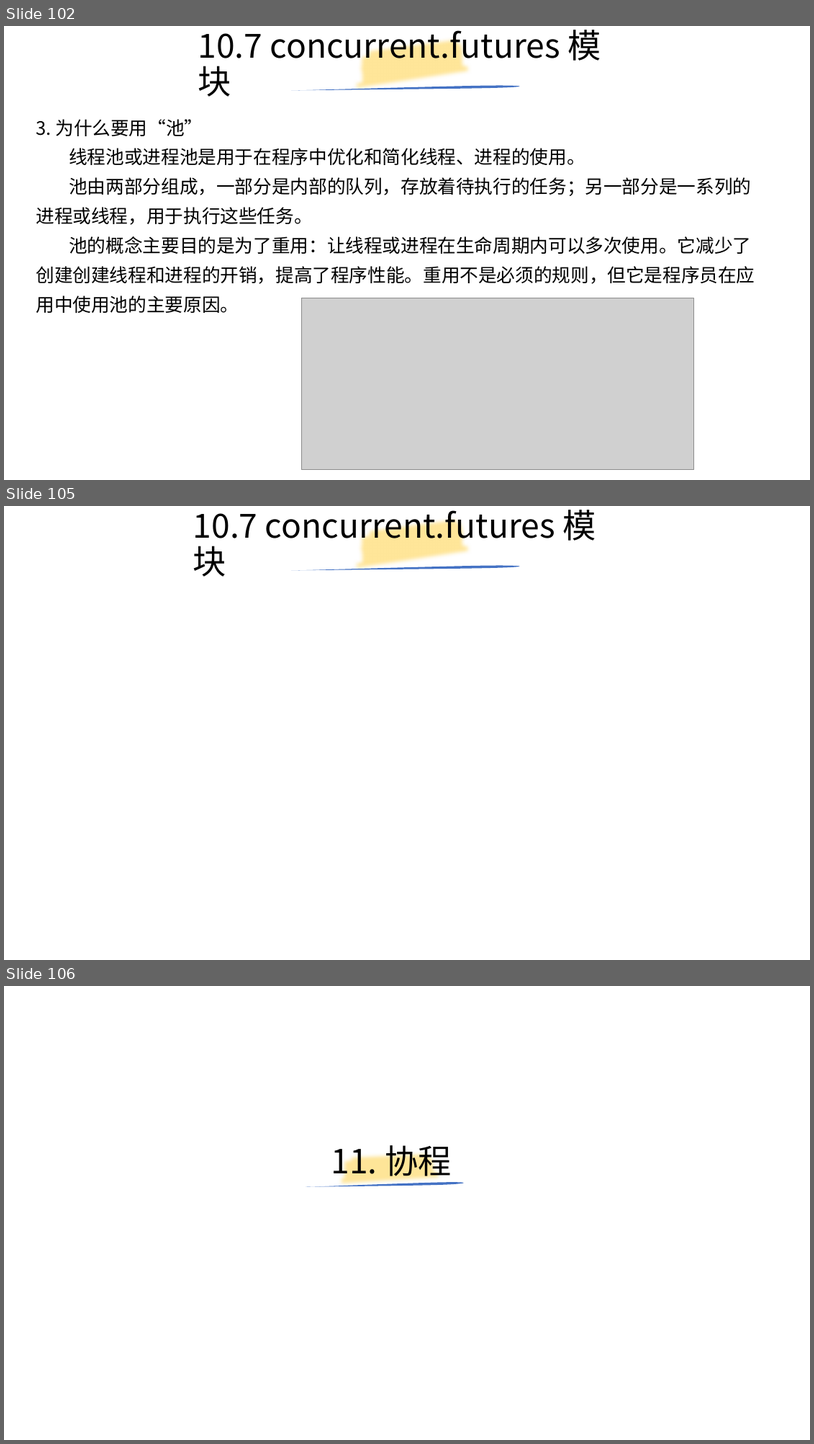
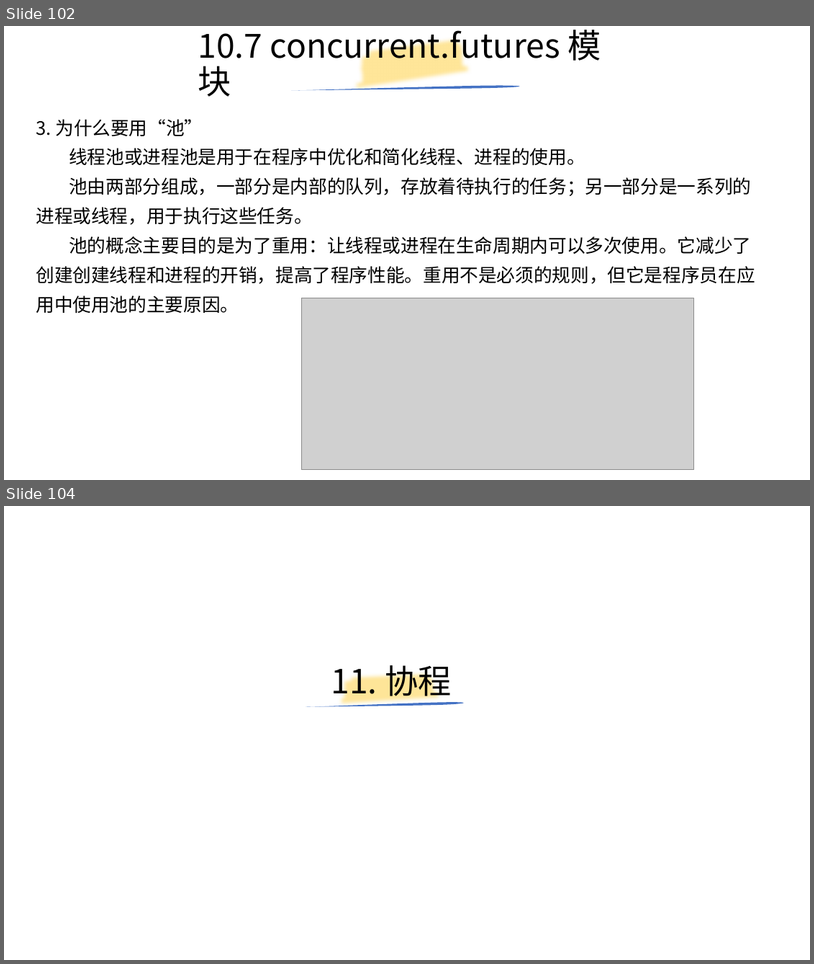
Before and after one commit to yiwenliu/CorePython, a slide deck: PPT/CorePython.pptx. Shown one above the other, each under a label of ours: slides 102, 105 and 106 before the commit, slides 102 and 104 after it; the slides between them are not shown. The pictures are 814x1444 and 814x964 pixels, drawn with LibreOffice and Linux fonts; fonts in the diff are those of the drawing; grey boxes stand for pictures. Boxes give left, top, right and bottom in pixels: in the first picture for what was removed or moved away, otherwise in the second. Text is boxed around its words. In the diff, an @@ line names an element or a change of style, - is before the commit and + after.

```diff
--- a/PPT/CorePython.pptx
+++ b/PPT/CorePython.pptx
@@ slide 105 removed at <box>4,506,810,960</box>, background #FFFFFF @@
@@ title removed at <box>193,510,596,577</box> @@
-10.7 concurrent.futures 模块
@@ freeform shape removed at <box>352,506,476,586</box> @@
@@ freeform shape removed at <box>291,565,520,570</box> @@
@@ what was slide 106 is now slide 104 @@
```
Also in this commit, not shown: 1 slide changed, 1 other slide removed, 6 other files.
